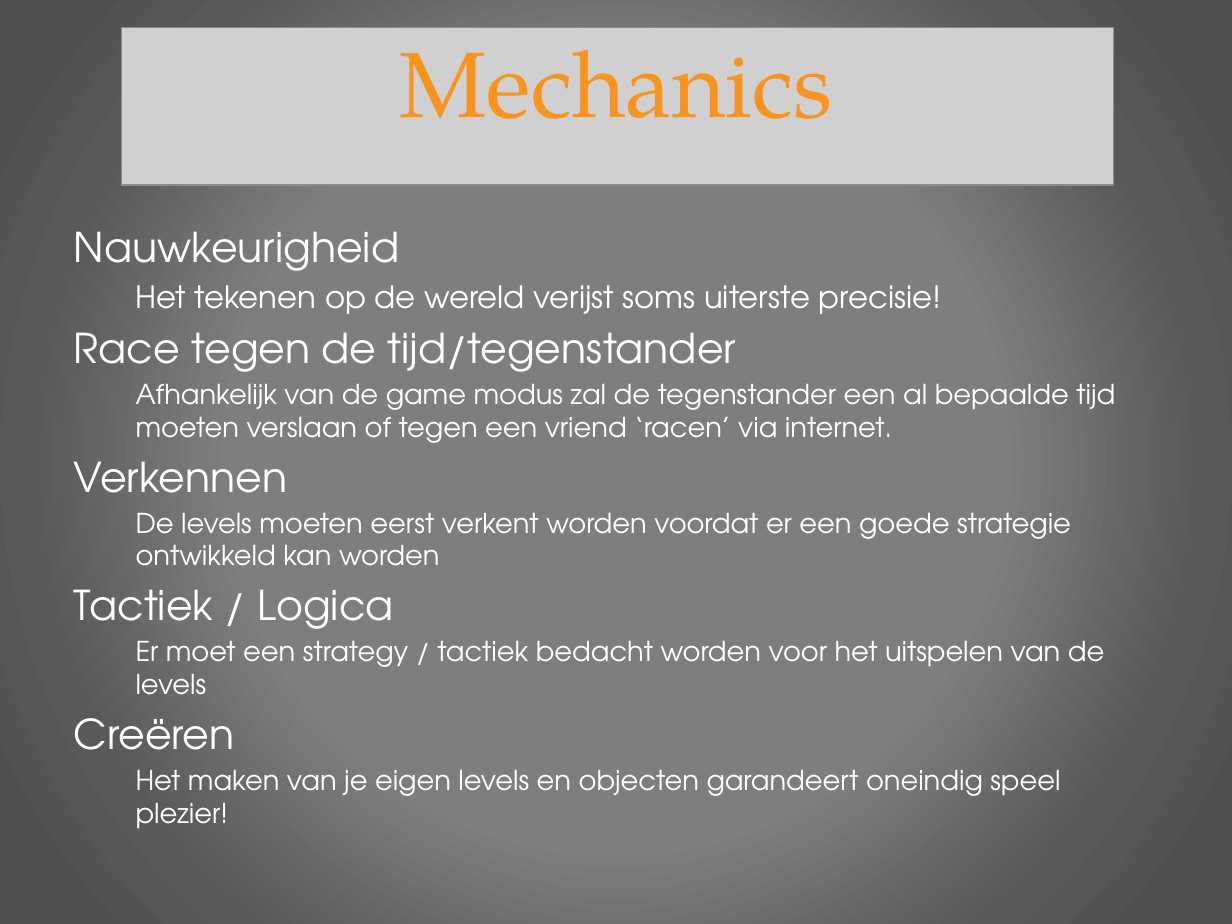
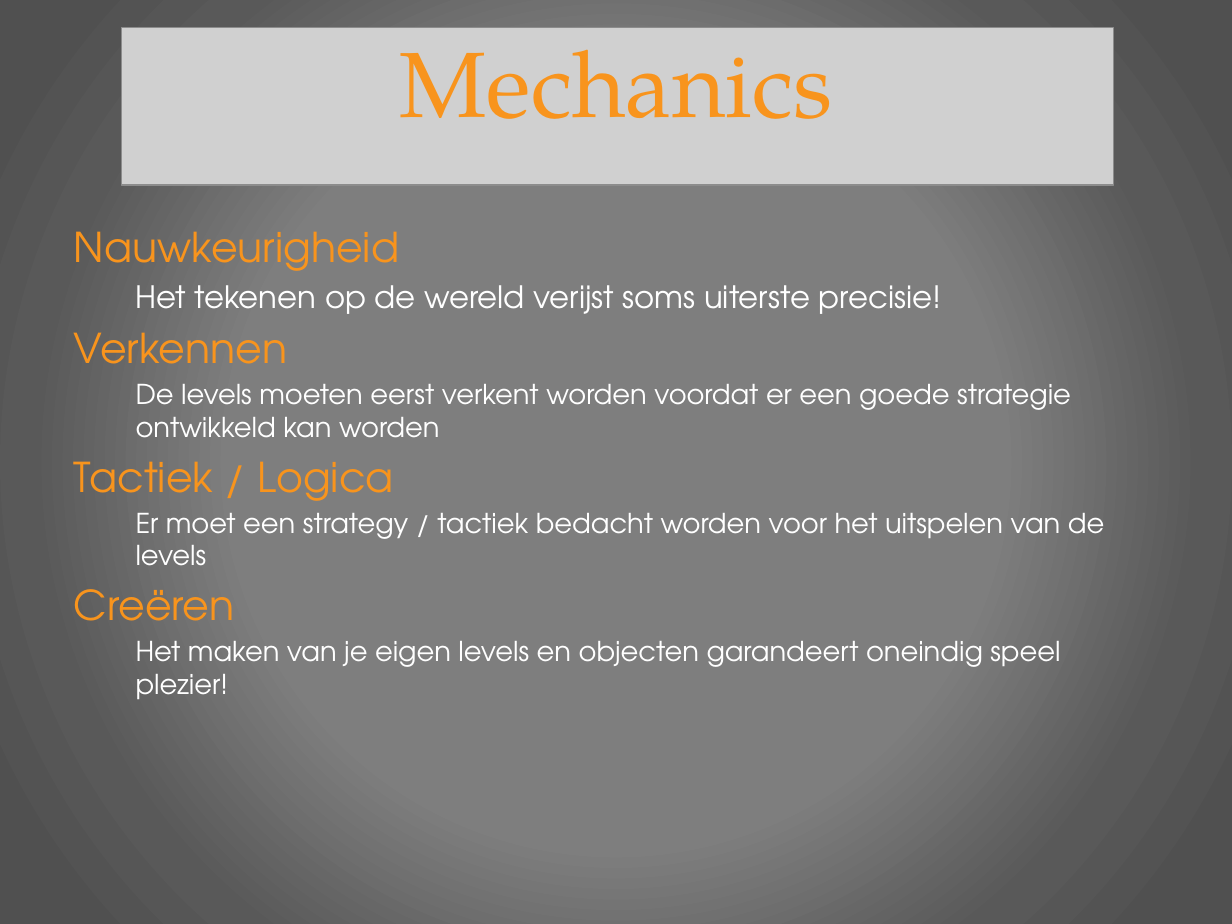
Before and after one commit to DionnV/BallZ2D, a slide deck: slide 6 of Press Kit/Get it in bro - 10 pager.pptx. Drawn at 1232x924 pixels with LibreOffice and Linux fonts; fonts in the diff are those of the drawing; grey boxes stand for pictures. Boxes give left, top, right and bottom in pixels: in the first picture for what was removed or moved away, otherwise in the second. Text is boxed around its words. In the diff, an @@ line names an element or a change of style, - is before the commit and + after.

```diff
--- a/Press Kit/Get it in bro - 10 pager.pptx
+++ b/Press Kit/Get it in bro - 10 pager.pptx
@@ text at [74, 231, 399, 621]: text colour #FFFFFF to #F8941D in "Nauwkeurigheid", "Verkennen", "Tactiek / Logica", "Creëren" @@
@@ text at [74, 332, 1115, 443]: paragraphs removed @@
-Race tegen de tijd/tegenstander
-  Afhankelijk van de game modus zal de tegenstander een al bepaalde tijd moeten verslaan of tegen een vriend ‘racen’ via internet.
```
Also in this commit, not shown: 3 other slides changed, 22 other files.
